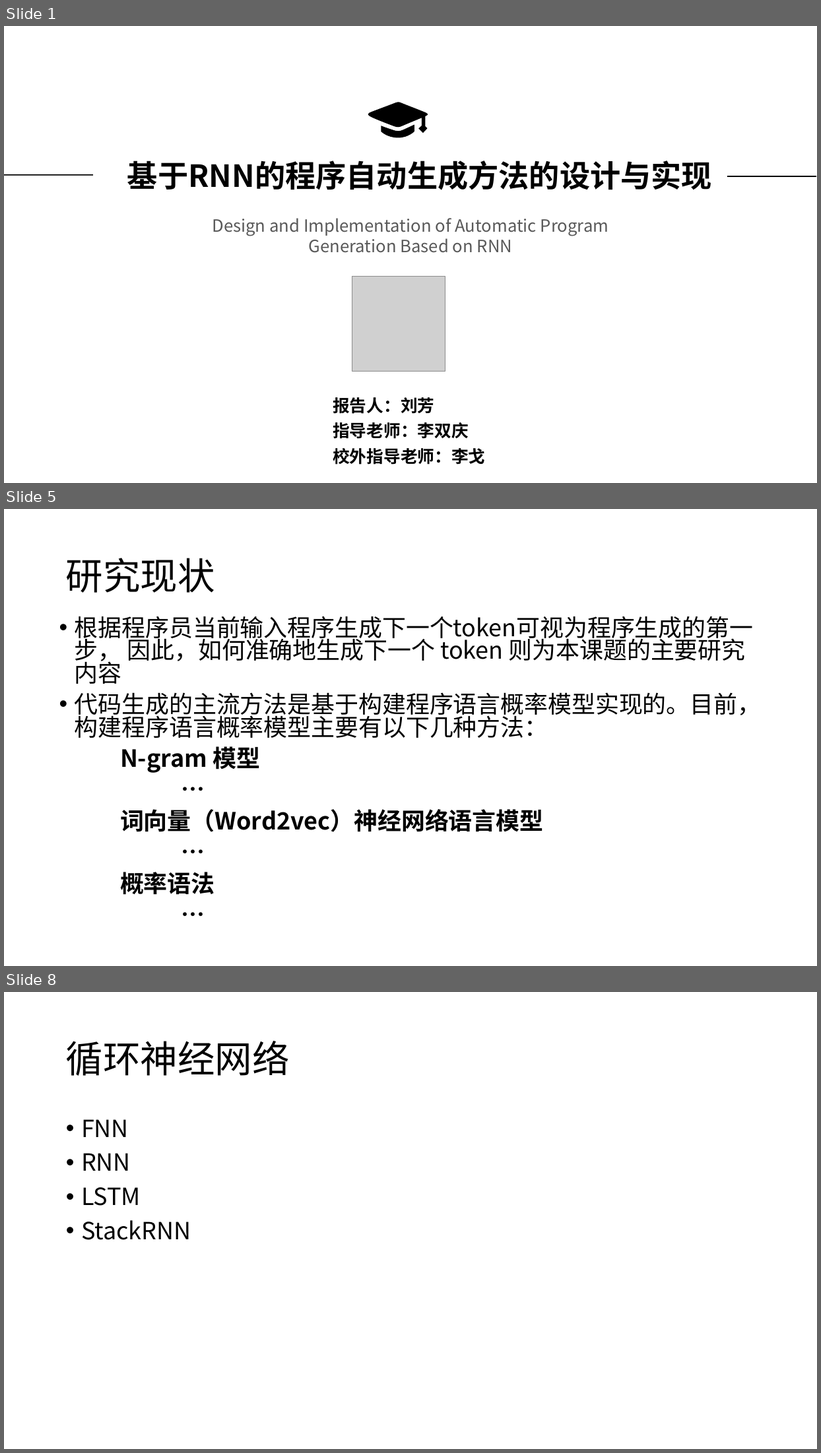
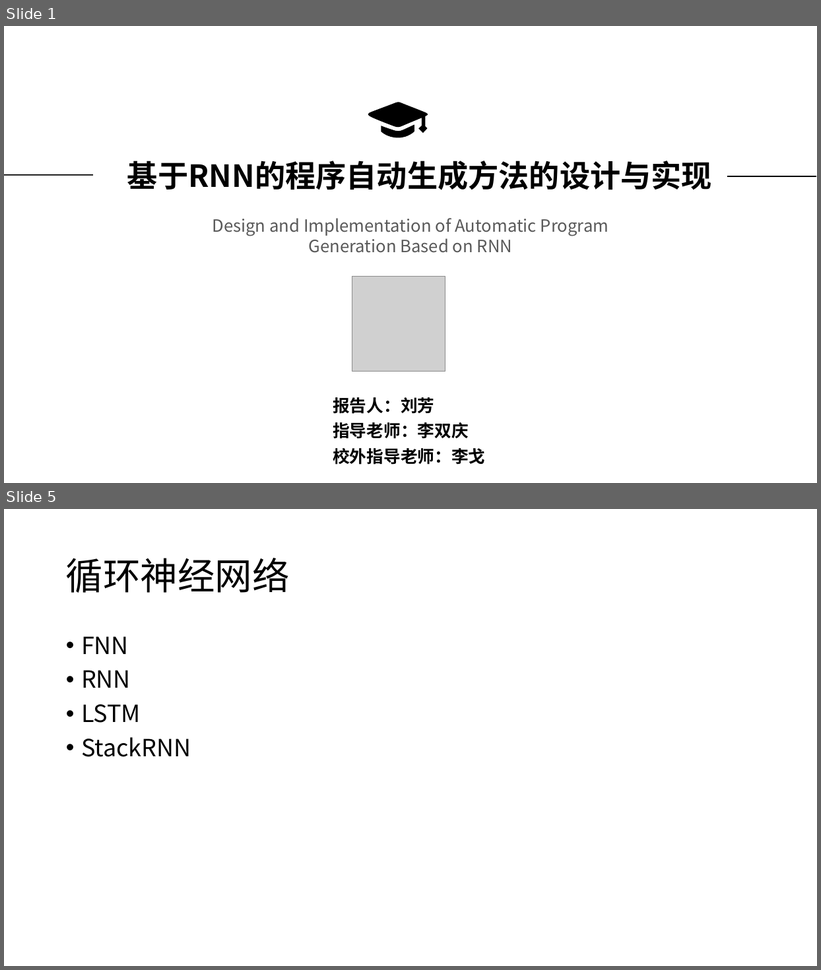
Before and after one commit to sfzhou5678/lstm, a slide deck: 毕业答辩.pptx. Shown one above the other, each under a label of ours: slides 1, 5 and 8 before the commit, slides 1 and 5 after it; the slides between them are not shown. The pictures are 821x1453 and 821x970 pixels, drawn with LibreOffice and Linux fonts; fonts in the diff are those of the drawing; grey boxes stand for pictures. Boxes give left, top, right and bottom in pixels: in the first picture for what was removed or moved away, otherwise in the second. Text is boxed around its words. In the diff, an @@ line names an element or a change of style, - is before the commit and + after.

```diff
--- a/毕业答辩.pptx
+++ b/毕业答辩.pptx
@@ slide 5 removed at (4, 509, 817, 966), background #FFFFFF @@
@@ title removed at (66, 558, 215, 593) @@
-研究现状
@@ text removed at (75, 616, 762, 895) @@
-• 根据程序员当前输入程序生成下一个token可视为程序生成的第一步， 因此，如何准确地生成下一个 token 则为本课题的主要研究内容
-• 代码生成的主流方法是基于构建程序语言概率模型实现的。目前，构建程序语言概率模型主要有以下几种方法：
-N-gram 模型
-…
-词向量（Word2vec）神经网络语言模型
-…
-概率语法
-…
@@ what was slide 8 is now slide 5 @@
```
Also in this commit, not shown: 6 slides changed, 20 slides added, 4 other slides removed, 1 other file.
